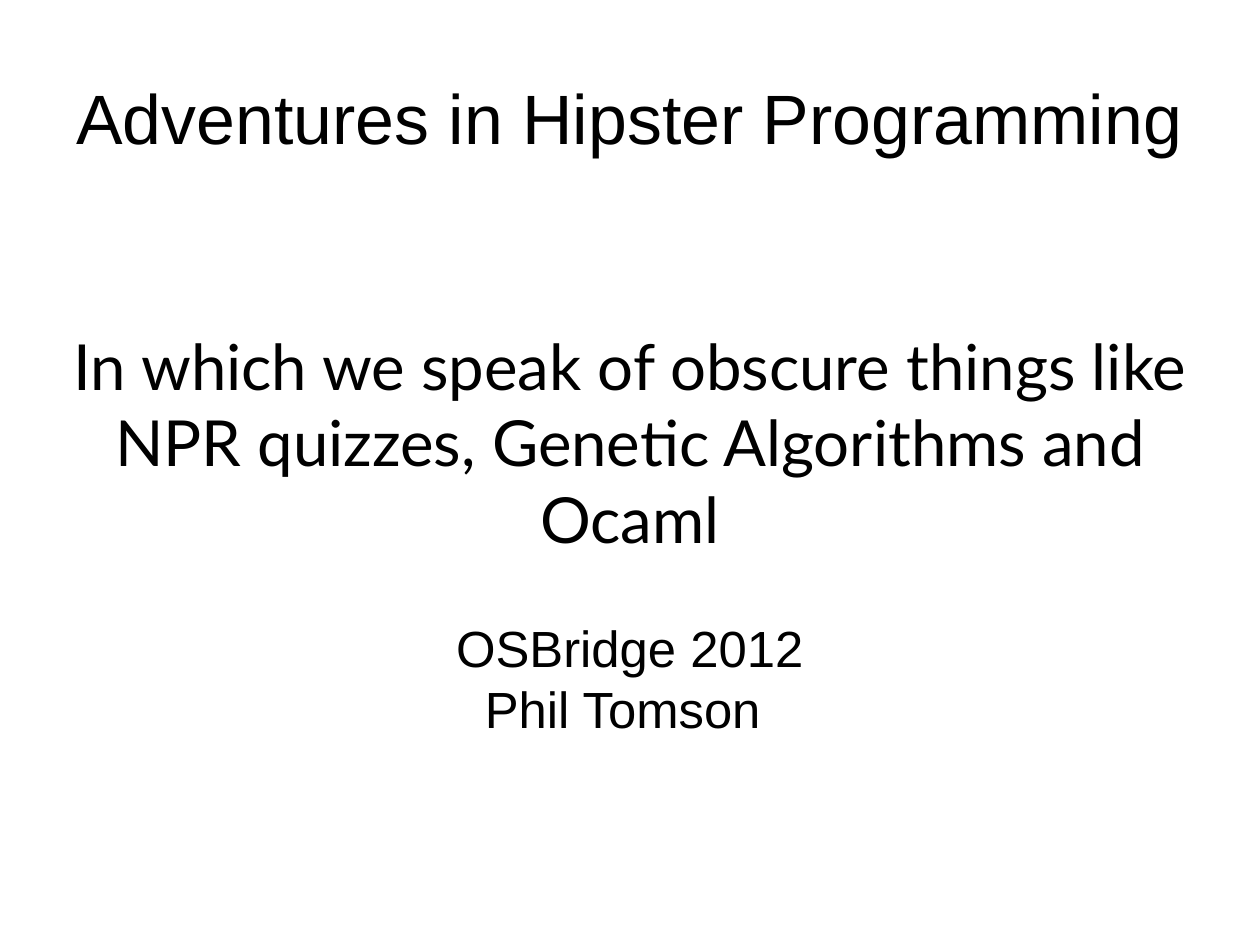
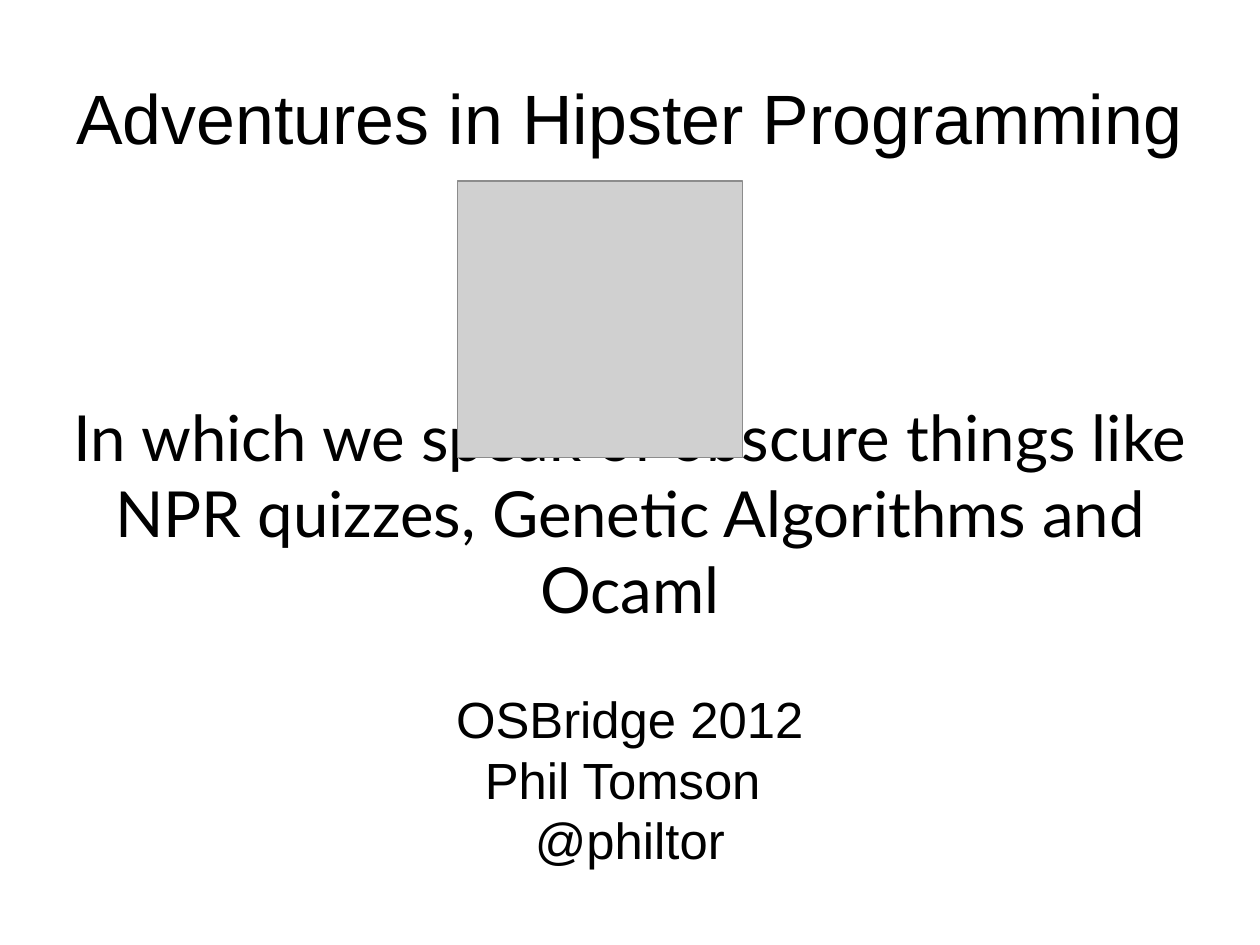
Before and after one commit to philtomson/OSBridge2012Talk, a slide deck: slide 1 of OSBridge2012.odp. Drawn at 1260x945 pixels with LibreOffice and Linux fonts; fonts in the diff are those of the drawing; grey boxes stand for pictures. Boxes give left, top, right and bottom in pixels: in the first picture for what was removed or moved away, otherwise in the second. Text is boxed around its words. In the diff, an @@ line names an element or a change of style, - is before the commit and + after.

Commit message:
added some more slides

```diff
--- a/OSBridge2012.odp
+++ b/OSBridge2012.odp
@@ picture added at <box>457,181,743,457</box> @@
@@ subtitle at <box>74,406,1186,800</box>: paragraph added @@
+@philtor
@@ subtitle "In which we speak of ...": place and size @@
-subtitle "In which we speak of ..." at <box>74,343,1186,729</box>
+subtitle "In which we speak of ..." at <box>74,406,1186,800</box>
```
Also in this commit, not shown: 1 other slide changed, 3 slides added, 1 slide removed.
